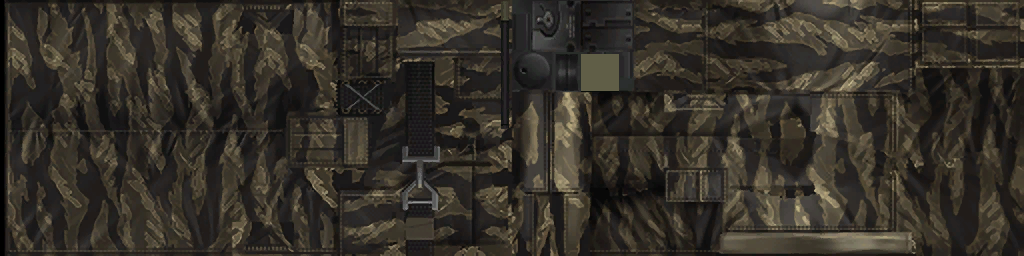
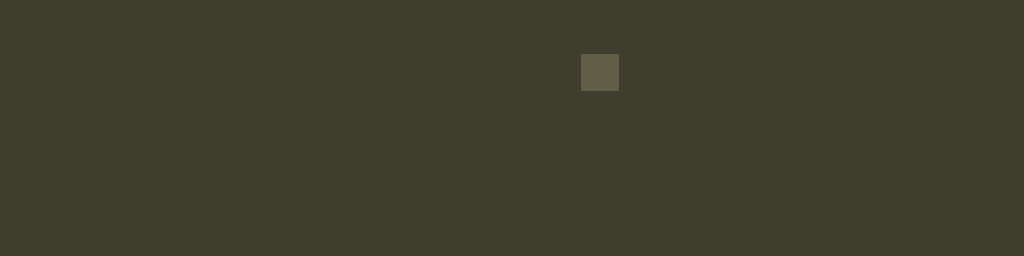
The second 1024×256 image is a revision of the first. Changes to its layers:
added group "01" with 4 layers above "camo.png" over [0, 0, 1024, 256]
added layer "Layer copy" (35%) in group "01" over [0, 0, 1024, 256]
added layer "Layer" in group "01" over [0, 0, 1024, 256]
